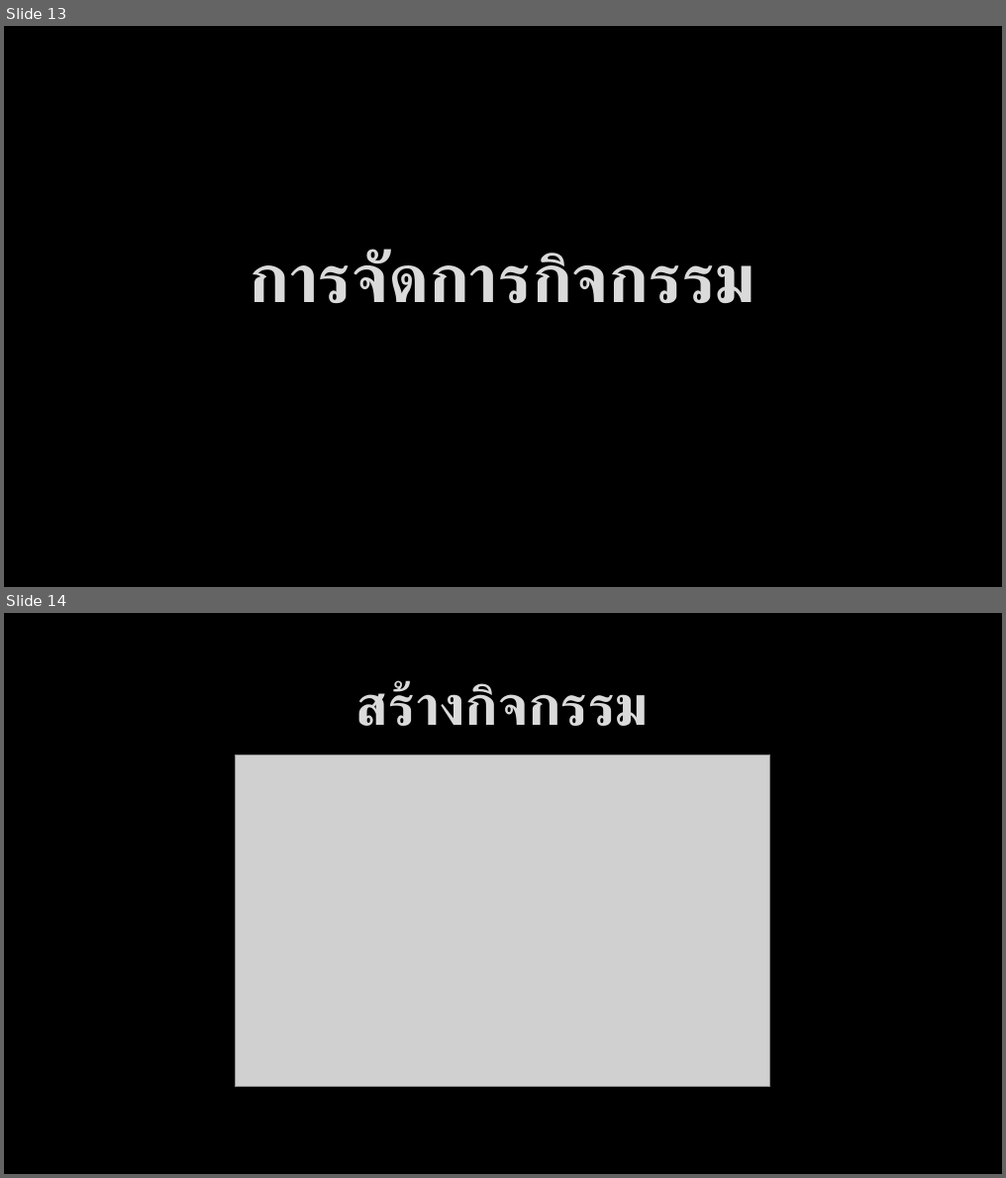
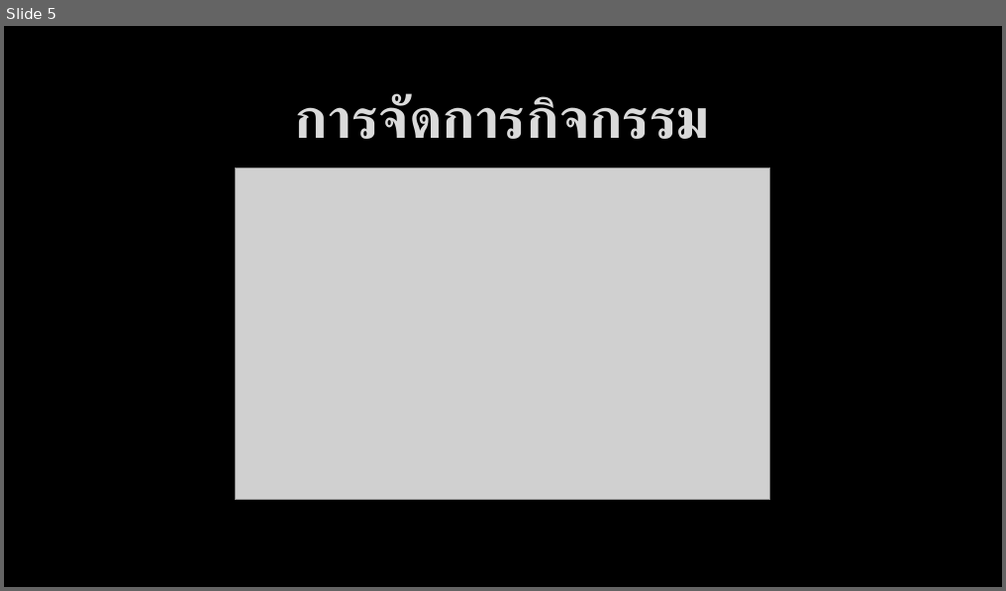
Before and after one commit to bratchasak/gcalendar, a slide deck: Google Calendar.pptx. Shown one above the other, each under a label of ours: slides 13 and 14 before the commit, slide 5 after it. The pictures are 1006x1178 and 1006x591 pixels, drawn with LibreOffice and Linux fonts; fonts in the diff are those of the drawing; grey boxes stand for pictures; background and template pictures are left out. Boxes give left, top, right and bottom in pixels: in the first picture for what was removed or moved away, otherwise in the second. Text is boxed around its words. In the diff, an @@ line names an element or a change of style, - is before the commit and + after.

```diff
--- a/Google Calendar.pptx
+++ b/Google Calendar.pptx
@@ slide 14 removed at (4,613,1002,1174), background picture (left out) @@
@@ title removed at (356,680,648,726) @@
-สร้างกิจกรรม
@@ picture removed at (236,755,770,1087) @@
@@ what was slide 13 is now slide 5 @@
@@ slide 5 changed as well @@
@@ title "การจัดการกิจกรรม": place and size @@
-title "การจัดการกิจกรรม" at (249,249,756,303)
+title "การจัดการกิจกรรม" at (295,93,710,139)
@@ title "การจัดการกิจกรรม" at (295,93,710,139): size 66 to 54 pt; vertical alignment bottom to middle @@
@@ picture added at (236,168,770,500) @@
```
Also in this commit, not shown: 7 other slides changed, 15 other slides removed, 1 other file.
